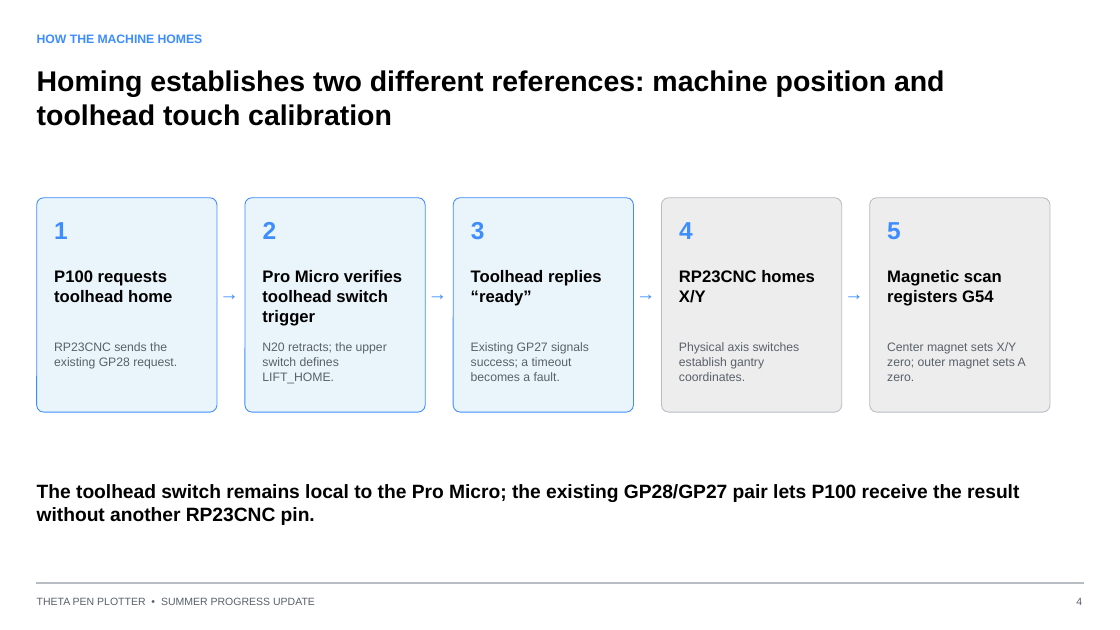
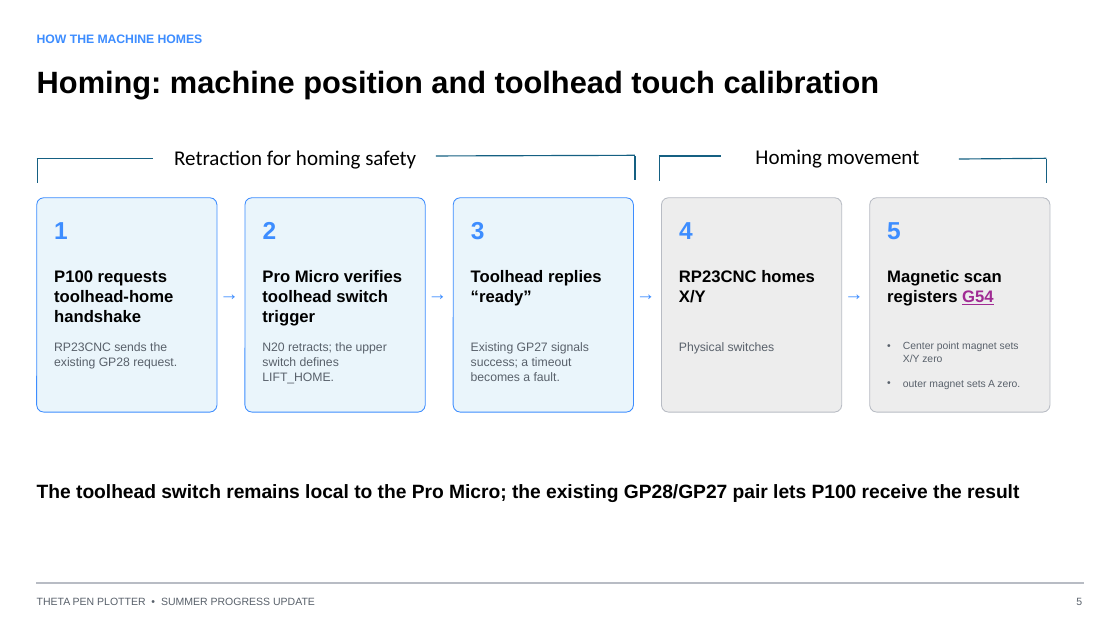
Before and after one commit to kevin-chase-claypool/converter, a slide deck: slide 5 of docs/report/Theta_Pen_Plotter_Summer_Progress_Update.pptx (slide 4 before the commit). Drawn at 1120x630 pixels with LibreOffice and Linux fonts; fonts in the diff are those of the drawing. Boxes give left, top, right and bottom in pixels: in the first picture for what was removed or moved away, otherwise in the second. Text is boxed around its words. In the diff, an @@ line names an element or a change of style, - is before the commit and + after.

```diff
--- a/docs/report/Theta_Pen_Plotter_Summer_Progress_Update.pptx
+++ b/docs/report/Theta_Pen_Plotter_Summer_Progress_Update.pptx
@@ text at (37,70,880,99): text changed; size 24.4 to 26.4 pt @@
-Homing establishes two different references: machine position and toolhead touch calibration
+Homing: machine position and toolhead touch calibration
@@ text added at (755,149,920,168), 18 pt, text #000000 @@
+Homing movement
@@ line added from (37, 158) to (154, 158), #156082 1 pt @@
@@ line added from (38, 158) to (38, 183), #156082 1 pt @@
@@ text added at (174,150,416,169), 18 pt, text #000000 @@
+Retraction for homing safety
@@ line added from (436, 156) to (635, 155), #156082 1 pt @@
@@ line added from (635, 156) to (635, 180), #156082 1 pt @@
@@ line added from (659, 156) to (722, 156), #156082 1 pt @@
@@ line added from (660, 156) to (660, 181), #156082 1 pt @@
@@ line added from (959, 159) to (1047, 158), #156082 1 pt @@
@@ line added from (1047, 159) to (1047, 183), #156082 1 pt @@
@@ text "Magnetic scan registers G54" at (887,270,1002,306): text colour #000000 to #A02B93, underline on in "G54" @@
@@ text at (54,270,173,322): text changed @@
-P100 requests toolhead home
+P100 requests toolhead-home handshake
@@ text at (679,342,775,354): text changed @@
-Physical axis switches establish gantry coordinates.
+Physical switches
@@ text at (903,341,1020,389): text changed; size 10.5 to 8.9 pt @@
-Center magnet sets X/Y zero; outer magnet sets A zero.
+• Center point magnet sets X/Y zero
+• outer magnet sets A zero.
@@ text at (37,484,1019,502): text changed @@
-The toolhead switch remains local to the Pro Micro; the existing GP28/GP27 pair lets P100 receive the result without another RP23CNC pin.
+The toolhead switch remains local to the Pro Micro; the existing GP28/GP27 pair lets P100 receive the result
@@ text at (1076,598,1082,605): text changed @@
-4
+5
```
Also in this commit, not shown: 11 other slides changed, 1 slide added, 1 slide removed, 6 other files.
